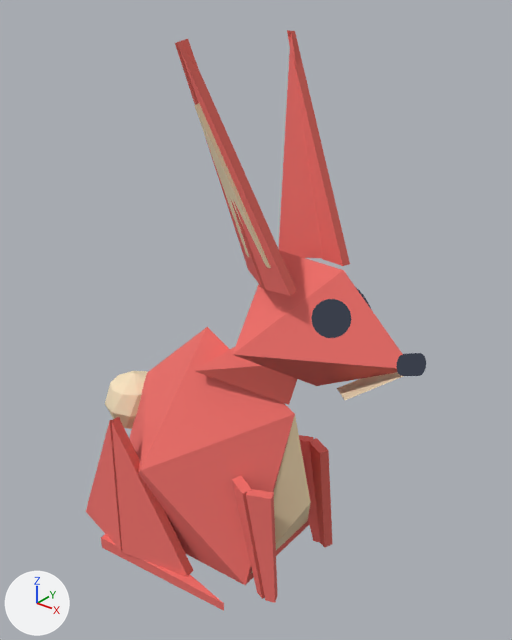
Renders of the glTF model models/foldlings/foldling_rabbit.glb from each side of a commit.
Rendered twice from a 50 mm camera at (0.0537, -0.0639, 0.0772) aimed at (0.0011, 0.0018, 0.0365). The lights are fixed; the arrows at lower left show +X, +Y and +Z. The first picture is the older version. Where no turn or scale is listed for an object, it has been applied to the vertices. Vertices at exactly the same position are counted once.

Objects in the first picture: 'body', 'ear_l', 'ear_r', 'head', 'leg_bl', 'leg_fl', 'leg_fr'.
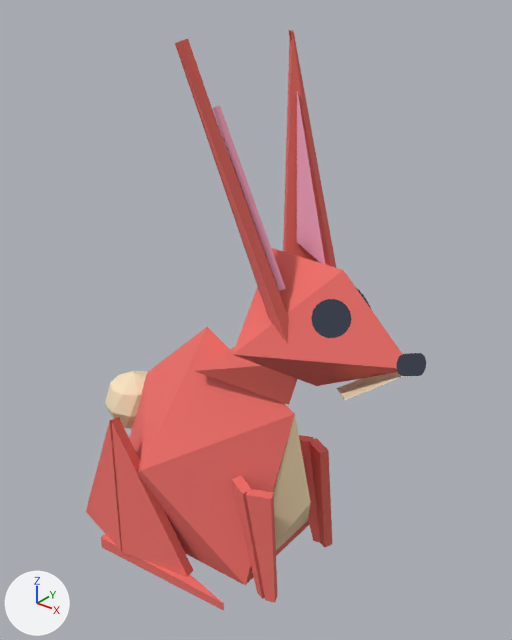
Location of each change, [x1, y1, x2, y2] in pixels of the pictures (512 x 640 px):
'ear_r', reshaped
    before: [279, 30, 350, 266]
    after: [283, 30, 336, 268]
'ear_l', reshaped
    before: [175, 39, 297, 296]
    after: [175, 39, 289, 344]
part 1 of me_ear_l, rebuilt (12% taller)
    before: [175, 39, 265, 289]
    after: [175, 39, 270, 319]
part 2 of me_ear_l, rebuilt (13% taller)
    before: [194, 103, 271, 268]
    after: [213, 105, 286, 291]
part 3 of me_ear_l, rebuilt
    before: [177, 41, 297, 296]
    after: [176, 41, 289, 344]
part 4 of me_ear_r, rebuilt
    before: [279, 33, 324, 259]
    after: [283, 30, 320, 263]
part 5 of me_ear_r, rebuilt (not visible before)
    after: [297, 91, 325, 264]
part 6 of me_ear_r, rebuilt
    before: [287, 30, 350, 266]
    after: [288, 30, 336, 268]

The change in detail:
Material 'pink' (mat_pink) is new.
Its base color is (0.922, 0.376, 0.527) (pink #f6a5c0).
Its roughness is 0.95.
me_ear_l is used by ob_ear_l; location (0.0081, -0.004, 0.0471).
me_ear_l had 18 vertices, 24 faces and spanned x -0.008..0.0042, y -0.006..0.0021, z -0.0015..0.0245.
me_ear_l now has 18 vertices, 24 faces and spans x -0.0082..0.0047, y -0.0059..0.0027, z -0.0095..0.0245.
me_ear_l part 1: the loose piece of 6 vertices spanning x -0.008..0.0013, y -0.0058..0.0021, z -0.0015..0.0245 is rebuilt with 6 vertices and now spans x -0.0082..0.0024, y -0.0057..0.0027, z -0.0065..0.0245.
me_ear_l part 2: the loose piece of 6 vertices spanning x -0.0058..0.002, y -0.0057..-0.001, z 0.0015..0.0185 is rebuilt with 6 vertices and now spans x -0.0053..0.0021, y -0.0035..0.0014, z -0.002..0.018, in mat_pink (pink #f6a5c0).
me_ear_l part 3: the loose piece of 6 vertices spanning x -0.0077..0.0042, y -0.006..-0.0007, z -0.0014..0.0243 is rebuilt with 6 vertices and now spans x -0.0078..0.0047, y -0.0059..-0.0003, z -0.0095..0.0244.
me_ear_l no longer uses material mat_cream (beige #f6e3c0).
me_ear_l no longer uses material mat_cream_shade (beige #e0caa5).
me_ear_l gains material mat_pink (pink #f6a5c0).
me_ear_r is used by ob_ear_r; location (0.0081, 0.004, 0.0471).
me_ear_r had 18 vertices, 24 faces and spanned x -0.008..0.0042, y -0.0021..0.006, z -0.0015..0.0245.
me_ear_r now has 18 vertices, 24 faces and spans x -0.0082..0.0047, y -0.0027..0.0059, z -0.0095..0.0245.
me_ear_r part 4: the loose piece of 6 vertices spanning x -0.008..0.0013, y -0.0021..0.0058, z -0.0015..0.0245 is rebuilt with 6 vertices and now spans x -0.0082..0.0024, y -0.0027..0.0057, z -0.0065..0.0245.
me_ear_r part 5: the loose piece of 6 vertices spanning x -0.0058..0.002, y 0.001..0.0057, z 0.0015..0.0185 is rebuilt with 6 vertices and now spans x -0.0053..0.0021, y -0.0014..0.0035, z -0.002..0.018, in mat_pink (pink #f6a5c0).
me_ear_r part 6: the loose piece of 6 vertices spanning x -0.0077..0.0042, y 0.0007..0.006, z -0.0014..0.0243 is rebuilt with 6 vertices and now spans x -0.0078..0.0047, y 0.0003..0.0059, z -0.0095..0.0244.
me_ear_r no longer uses material mat_cream (beige #f6e3c0).
me_ear_r no longer uses material mat_cream_shade (beige #e0caa5).
me_ear_r gains material mat_pink (pink #f6a5c0).
